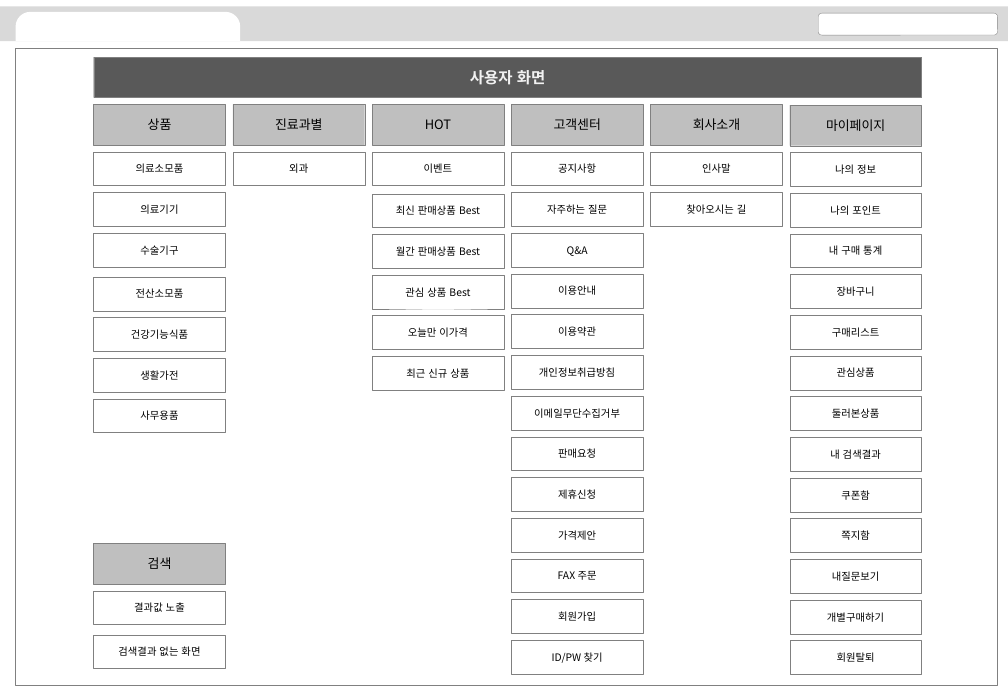
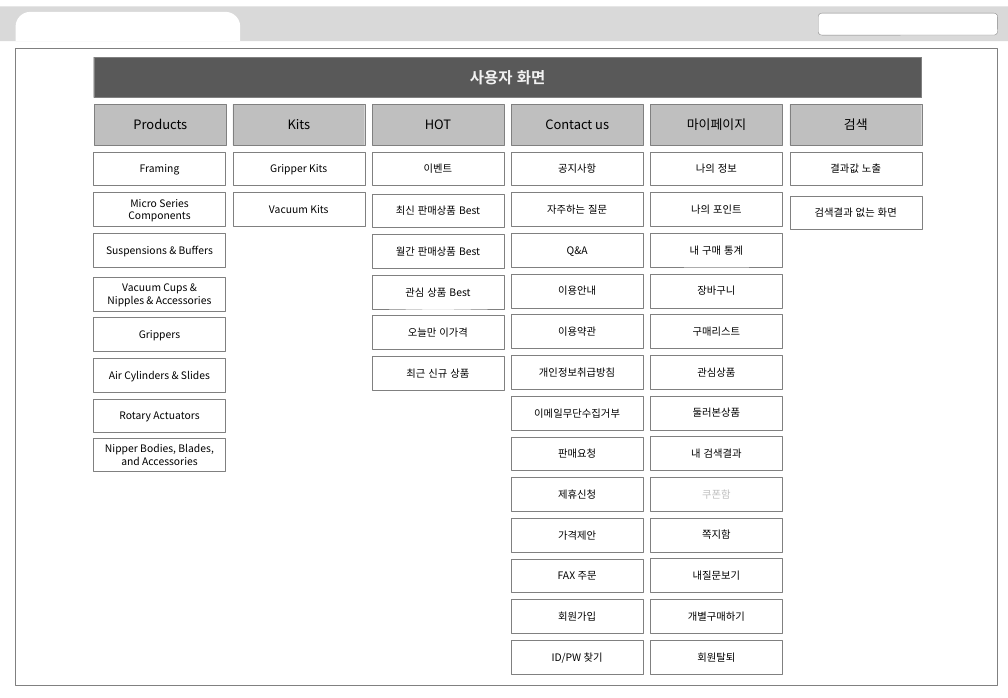
Before and after one commit to gofly8080/gogorobotics, a slide deck: slide 2 of eoat/화면정의서/사이트 맵_V1.0_2015-09-21.pptx. Drawn at 1008x698 pixels with LibreOffice and Linux fonts; fonts in the diff are those of the drawing. Boxes give left, top, right and bottom in pixels: in the first picture for what was removed or moved away, otherwise in the second. Text is boxed around its words. In the diff, an @@ line names an element or a change of style, - is before the commit and + after.

Commit message:
사용자 화면 정의서 변경
1. 사용자 화면 정의서 전체 변경
2. 회원, 상품 DB폼 추가

```diff
--- a/eoat/화면정의서/사이트 맵_V1.0_2015-09-21.pptx
+++ b/eoat/화면정의서/사이트 맵_V1.0_2015-09-21.pptx
@@ text in rectangle at [133,118,187,129]: text changed @@
-상품
+Products
@@ text in rectangle at [288,119,311,129]: text changed @@
-진료과별
+Kits
@@ text in rectangle at [545,119,609,129]: text changed @@
-고객센터
+Contact us
@@ rectangle removed at [651,104,783,145] @@
-회사소개
@@ text in rectangle at [140,164,180,175]: text changed @@
-의료소모품
+Framing
@@ text in rectangle at [270,164,327,175]: text changed @@
-외과
+Gripper Kits
@@ rectangle removed at [651,152,783,185] @@
-인사말
@@ text in rectangle at [128,199,190,222]: text changed @@
-의료기기
+Micro Series Components
@@ rectangle added at [233,193,365,226], outline #808080 0.25 pt, 8 pt, text #000000 @@
+Vacuum Kits
@@ rectangle removed at [651,193,783,226] @@
-찾아오시는 길
@@ 3 rectangles: place and size @@
-3 rectangles at [94,544,226,668]
+3 rectangles at [790,104,922,229]
@@ text in rectangle at [106,245,213,257]: text changed @@
-수술기구
+Suspensions & Buffers
@@ text in rectangle at [107,283,212,307]: text changed @@
-전산소모품
+Vacuum Cups & Nipples & Accessories
@@ text in rectangle at [139,330,180,341]: text changed @@
-건강기능식품
+Grippers
@@ text in rectangle at [109,370,210,382]: text changed @@
-생활가전
+Air Cylinders & Slides
@@ text in rectangle at [119,411,199,422]: text changed @@
-사무용품
+Rotary Actuators
@@ rectangle added at [94,437,226,471], outline #808080 0.25 pt, 8 pt, text #000000 @@
+Nipper Bodies, Blades, and Accessories
@@ 14 rectangles: place and size @@
-14 rectangles at [790,105,922,674]
+14 rectangles at [651,104,783,674]
@@ rectangle "쿠폰함" at [651,477,783,511]: text colour #000000 to #BFBFBF @@
```
Also in this commit, not shown: 1 other slide changed, 20 other files.
